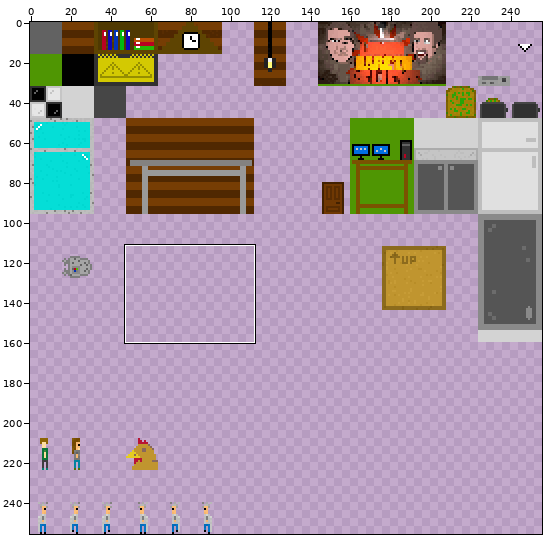
Edited in one commit: sprite sheet (res/textures/gameSheet.png). Above, an overview of the earlier version with the close-up marked.
Close-up. Before the commit:
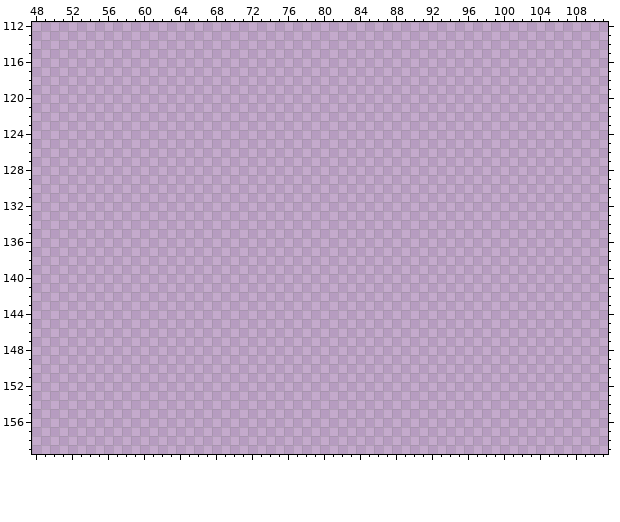
The file is 256x256 pixels. Colours within 5 levels of each other are drawn and written as one. Shown: x 48..111, y 112..159. The commit also changed other parts of the picture, which this record leaves out.
And afterwards:
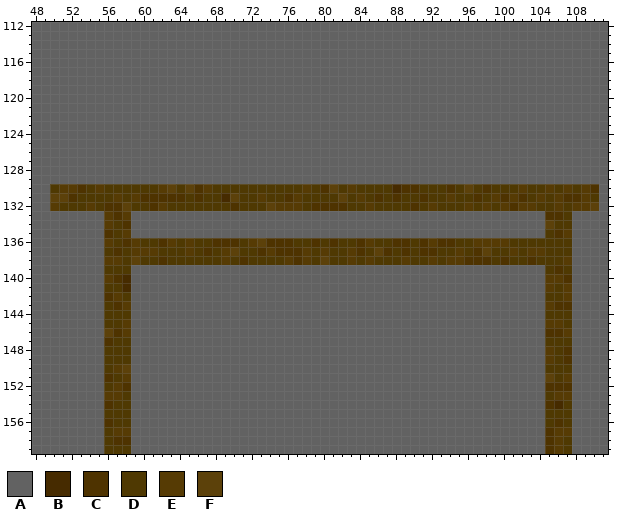
Palette (. is transparent): A #626262  B #462b00  C #4e3300  D #4f3902  E #563b04  F #5c410a
Diff:
y 112..129: x 48..111 ................................................................ -> AAAAAAAAAAAAAAAAAAAAAAAAAAAAAAAAAAAAAAAAAAAAAAAAAAAAAAAAAAAAAAAA
y 130: x 48..111 ................................................................ -> AADEECDEDDDDDDEFDFCEDDDDDDDDDDEDCFDEDDDDBCCDDDCDFDCDDDEDDEDEDECA
y 131: x 48..111 ................................................................ -> AAFFCDDDDEDECCCCCDCDDBFDDEDDCEDDDDFDEDCDCDDCDDEDDCDECECDEDECCEDA
y 132: x 48..111 ................................................................ -> AAEDDDEDCCFDDCEDDDDDDDCDDDFEEEDCCCCDDEDDDDCDEDDDEDEDECEEDDEDEEFA
y 133: x 48..111 ................................................................ -> AAAAAAAAECEAAAAAAAAAAAAAAAAAAAAAAAAAAAAAAAAAAAAAAAAAAAAAACCDAAAA
y 134: x 48..111 ................................................................ -> AAAAAAAAEDCAAAAAAAAAAAAAAAAAAAAAAAAAAAAAAAAAAAAAAAAAAAAAAFDDAAAA
y 135: x 48..111 ................................................................ -> AAAAAAAACDEAAAAAAAAAAAAAAAAAAAAAAAAAAAAAAAAAAAAAAAAAAAAAADCEAAAA
y 136: x 48..111 ................................................................ -> AAAAAAAAEDCEDDCEDEDDCCCDEFCCCDDCDCDDCEDDCCDCECCDDEEEEDDDDDDDAAAA
y 137: x 48..111 ................................................................ -> AAAAAAAADCDEEEDDDEDCDEFDDCECCCEDEDDECDFCDCDCCDDEDCFDDEDEEDDDAAAA
y 138: x 48..111 ................................................................ -> AAAAAAAAEEDFDDCDDDDDDEDCDDDDECEDFDDEDEDDDEDDEDEECCCDCDDCDDDEAAAA
y 139: x 48..111 ................................................................ -> AAAAAAAADDDAAAAAAAAAAAAAAAAAAAAAAAAAAAAAAAAAAAAAAAAAAAAAADCDAAAA
y 140: x 48..111 ................................................................ -> AAAAAAAAECBAAAAAAAAAAAAAAAAAAAAAAAAAAAAAAAAAAAAAAAAAAAAAAEECAAAA
y 141: x 48..111 ................................................................ -> AAAAAAAADDBAAAAAAAAAAAAAAAAAAAAAAAAAAAAAAAAAAAAAAAAAAAAAAEDEAAAA
y 142: x 48..111 ................................................................ -> AAAAAAAACEDAAAAAAAAAAAAAAAAAAAAAAAAAAAAAAAAAAAAAAAAAAAAAADDEAAAA
y 143: x 48..111 ................................................................ -> AAAAAAAADCEAAAAAAAAAAAAAAAAAAAAAAAAAAAAAAAAAAAAAAAAAAAAAAECCAAAA
y 144: x 48..111 ................................................................ -> AAAAAAAADDDAAAAAAAAAAAAAAAAAAAAAAAAAAAAAAAAAAAAAAAAAAAAAADDDAAAA
y 145: x 48..111 ................................................................ -> AAAAAAAADDEAAAAAAAAAAAAAAAAAAAAAAAAAAAAAAAAAAAAAAAAAAAAAAEEDAAAA
y 146: x 48..111 ................................................................ -> AAAAAAAAFCEAAAAAAAAAAAAAAAAAAAAAAAAAAAAAAAAAAAAAAAAAAAAAACCEAAAA
y 147: x 48..111 ................................................................ -> AAAAAAAACDDAAAAAAAAAAAAAAAAAAAAAAAAAAAAAAAAAAAAAAAAAAAAAADDDAAAA
y 148..149: x 48..111 ................................................................ -> AAAAAAAADDDAAAAAAAAAAAAAAAAAAAAAAAAAAAAAAAAAAAAAAAAAAAAAAEDCAAAA
y 150: x 48..111 ................................................................ -> AAAAAAAADEFAAAAAAAAAAAAAAAAAAAAAAAAAAAAAAAAAAAAAAAAAAAAAADDDAAAA
y 151: x 48..111 ................................................................ -> AAAAAAAACDEAAAAAAAAAAAAAAAAAAAAAAAAAAAAAAAAAAAAAAAAAAAAAAFDEAAAA
y 152: x 48..111 ................................................................ -> AAAAAAAADECAAAAAAAAAAAAAAAAAAAAAAAAAAAAAAAAAAAAAAAAAAAAAACCCAAAA
y 153: x 48..111 ................................................................ -> AAAAAAAAEEDAAAAAAAAAAAAAAAAAAAAAAAAAAAAAAAAAAAAAAAAAAAAAADEEAAAA
y 154: x 48..111 ................................................................ -> AAAAAAAACDDAAAAAAAAAAAAAAAAAAAAAAAAAAAAAAAAAAAAAAAAAAAAAACBDAAAA
y 155: x 48..111 ................................................................ -> AAAAAAAADDDAAAAAAAAAAAAAAAAAAAAAAAAAAAAAAAAAAAAAAAAAAAAAADDDAAAA
y 156: x 48..111 ................................................................ -> AAAAAAAACDDAAAAAAAAAAAAAAAAAAAAAAAAAAAAAAAAAAAAAAAAAAAAAADCDAAAA
y 157: x 48..111 ................................................................ -> AAAAAAAADEEAAAAAAAAAAAAAAAAAAAAAAAAAAAAAAAAAAAAAAAAAAAAAACEEAAAA
y 158: x 48..111 ................................................................ -> AAAAAAAADCCAAAAAAAAAAAAAAAAAAAAAAAAAAAAAAAAAAAAAAAAAAAAAACEDAAAA
y 159: x 48..111 ................................................................ -> AAAAAAAADDDAAAAAAAAAAAAAAAAAAAAAAAAAAAAAAAAAAAAAAAAAAAAAACEDAAAA
Changed places in both close-ups, as pixel boxes (x1, y1, x2, y2):
added: (32, 22, 608, 454)
